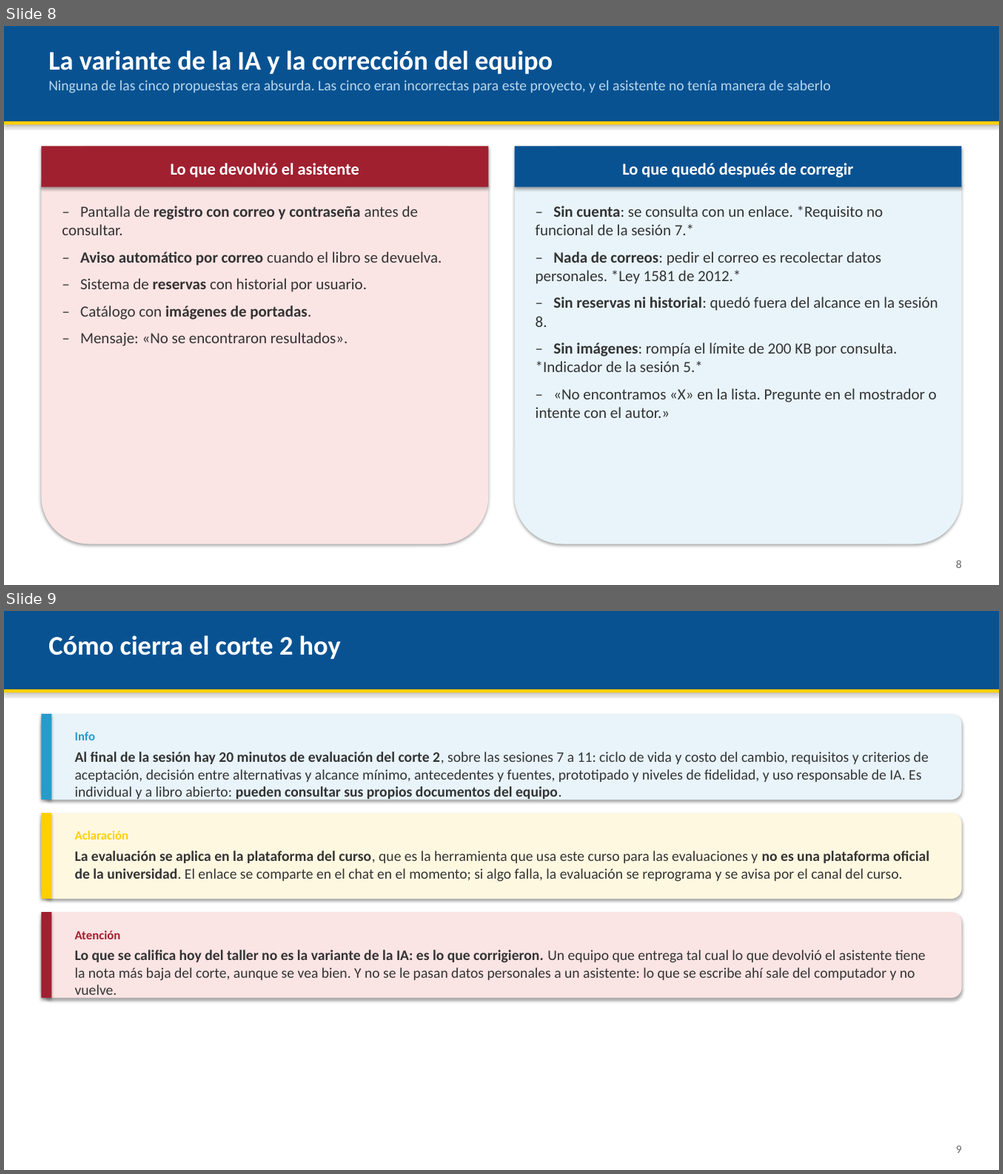
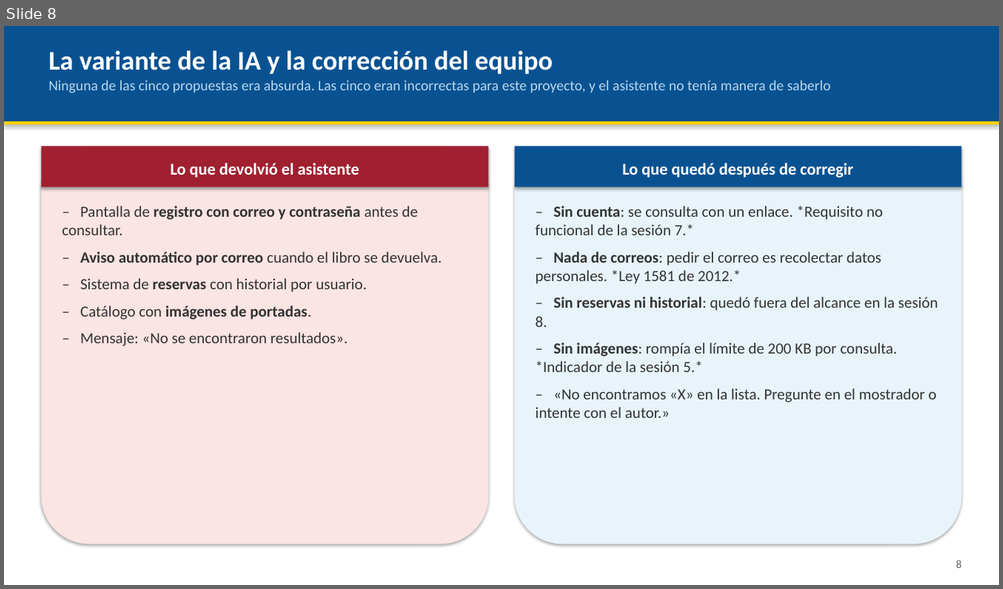
Before and after one commit to AndresDFX/UNIAJ, a slide deck: Introduccion a la Ingenieria/Clases/Clase 11 - Taller de prototipado inicial con IA/Presentacion.pptx. Shown one above the other, each under a label of ours: slides 8 and 9 before the commit, slide 8 after it. The pictures are 1003x1174 and 1003x589 pixels, drawn with LibreOffice and Linux fonts; fonts in the diff are those of the drawing. Boxes give left, top, right and bottom in pixels: in the first picture for what was removed or moved away, otherwise in the second. Text is boxed around its words. In the diff, an @@ line names an element or a change of style, - is before the commit and + after.

```diff
--- a/Introduccion a la Ingenieria/Clases/Clase 11 - Taller de prototipado inicial con IA/Presentacion.pptx
+++ b/Introduccion a la Ingenieria/Clases/Clase 11 - Taller de prototipado inicial con IA/Presentacion.pptx
@@ slide 9 removed at [4,611,999,1170], background #FFFFFF @@
@@ rectangle removed at [4,611,999,689] @@
@@ text removed at [48,635,341,659] @@
-Cómo cierra el corte 2 hoy
@@ rectangle removed at [4,689,999,692] @@
@@ rounded rectangle removed at [41,714,962,800] @@
@@ rectangle removed at [41,714,52,800] @@
@@ text removed at [75,732,928,801] @@
-Info
-Al final de la sesión hay 20 minutos de evaluación del corte 2, sobre las sesiones 7 a 11: ciclo de vida y costo del cambio, requisitos y criterios de aceptación, decisión entre alternativas y alcance mínimo, antecedentes y fuentes, prototipado y niveles de fidelidad, y uso responsable de IA. Es individual y a libro abierto: pueden consultar sus propios documentos del equipo.
@@ rounded rectangle removed at [41,813,962,899] @@
@@ rectangle removed at [41,813,52,899] @@
@@ text removed at [75,831,929,882] @@
-Aclaración
-La evaluación se aplica en la plataforma del curso, que es la herramienta que usa este curso para las evaluaciones y no es una plataforma oficial de la universidad. El enlace se comparte en el chat en el momento; si algo falla, la evaluación se reprograma y se avisa por el canal del curso.
@@ rounded rectangle removed at [41,912,962,998] @@
@@ rectangle removed at [41,912,52,998] @@
@@ text removed at [75,931,925,999] @@
-Atención
-Lo que se califica hoy del taller no es la variante de la IA: es lo que corrigieron. Un equipo que entrega tal cual lo que devolvió el asistente tiene la nota más baja del corte, aunque se vea bien. Y no se le pasan datos personales a un asistente: lo que se escribe ahí sale del computador y no vuelve.
@@ text removed at [956,1146,962,1153] @@
-9
```
Also in this commit, not shown: 2 slides changed, 12 other files.
